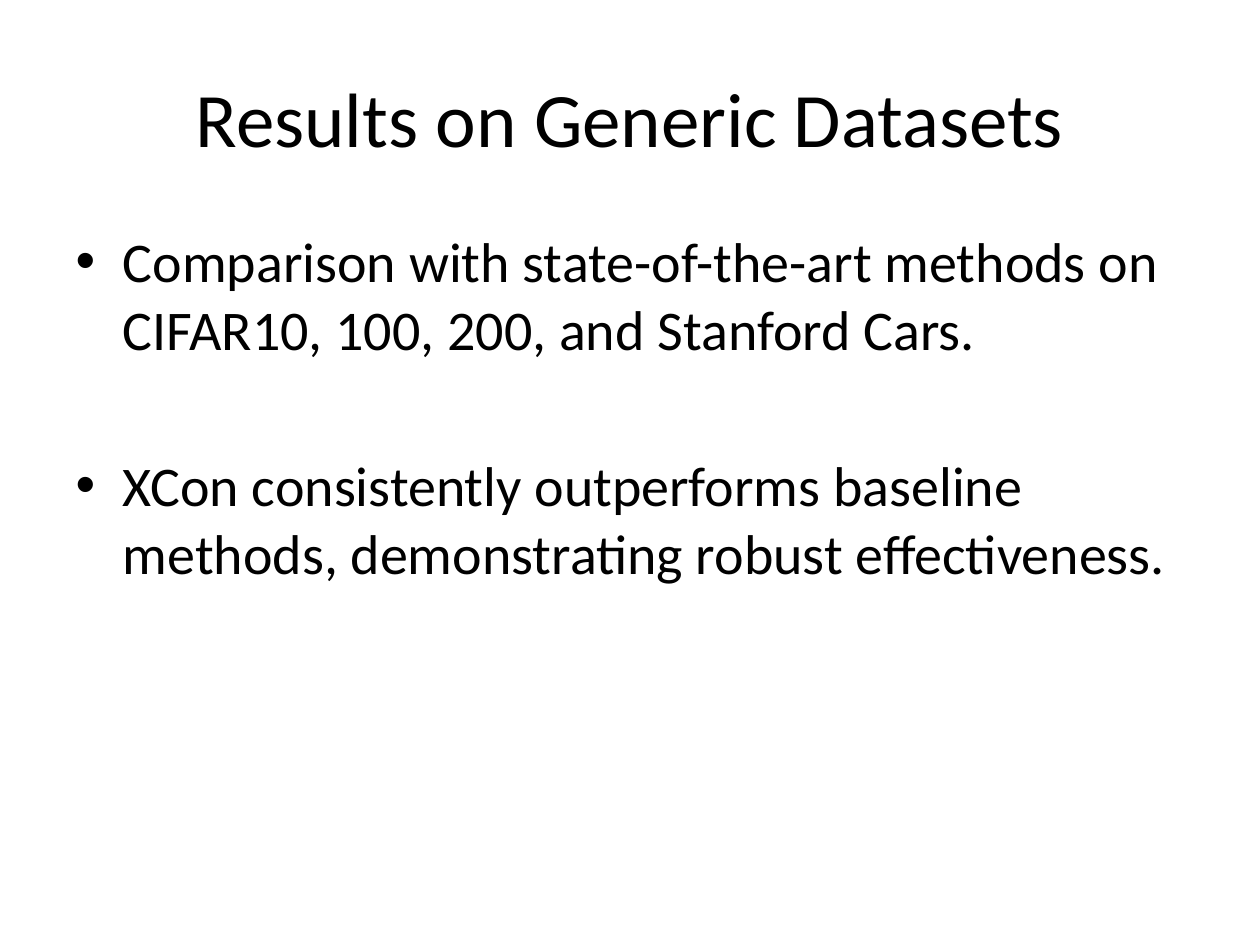
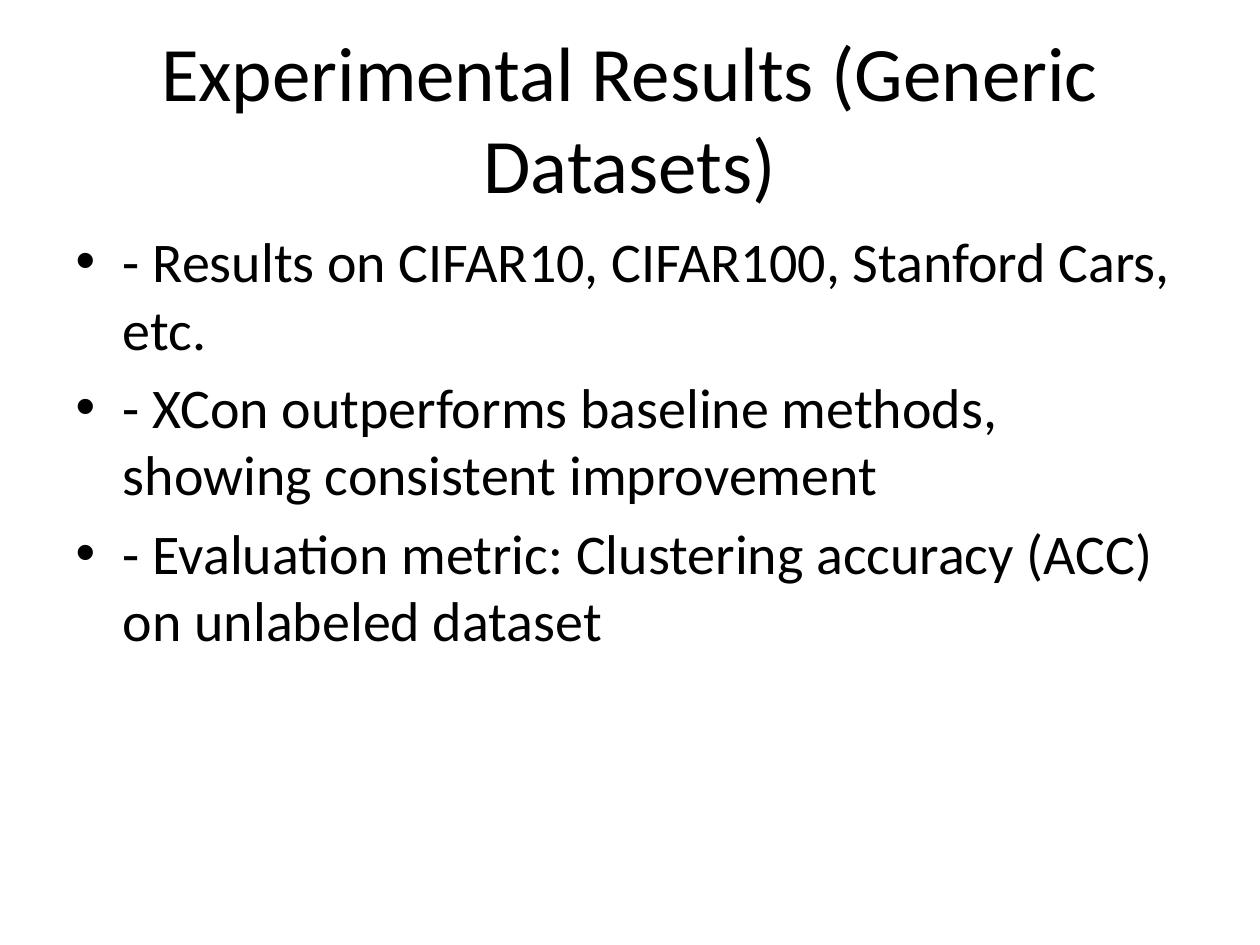
Before and after one commit to StephanieMussi/GRASPER, a slide deck: slide 7 of presentation.pptx (slide 8 before the commit). Drawn at 1260x945 pixels with LibreOffice and Linux fonts; fonts in the diff are those of the drawing. Boxes give left, top, right and bottom in pixels: in the first picture for what was removed or moved away, otherwise in the second. Text is boxed around its words. In the diff, an @@ line names an element or a change of style, - is before the commit and + after.

```diff
--- a/presentation.pptx
+++ b/presentation.pptx
@@ title at bbox=[161, 45, 1097, 204]: text changed @@
-Results on Generic Datasets
+Experimental Results (Generic Datasets)
@@ text at bbox=[123, 243, 1170, 642]: text changed @@
-• Comparison with state-of-the-art methods on CIFAR10, 100, 200, and Stanford Cars.
-• XCon consistently outperforms baseline methods, demonstrating robust effectiveness.
+• - Results on CIFAR10, CIFAR100, Stanford Cars, etc.
+• - XCon outperforms baseline methods, showing consistent improvement
+• - Evaluation metric: Clustering accuracy (ACC) on unlabeled dataset
```
Also in this commit, not shown: 7 other slides changed, 2 slides added, 5 slides removed, 1 other file.
